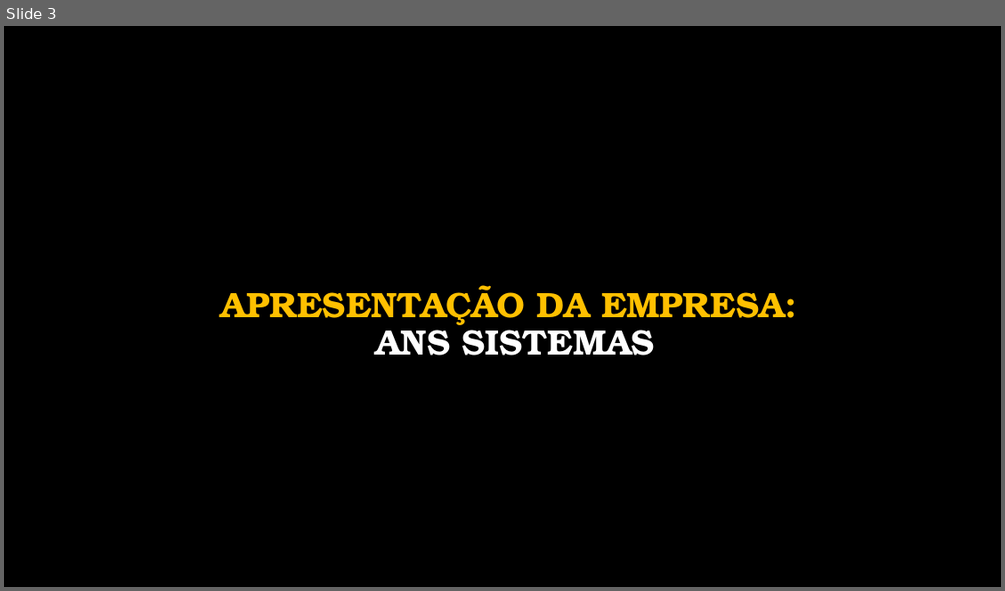
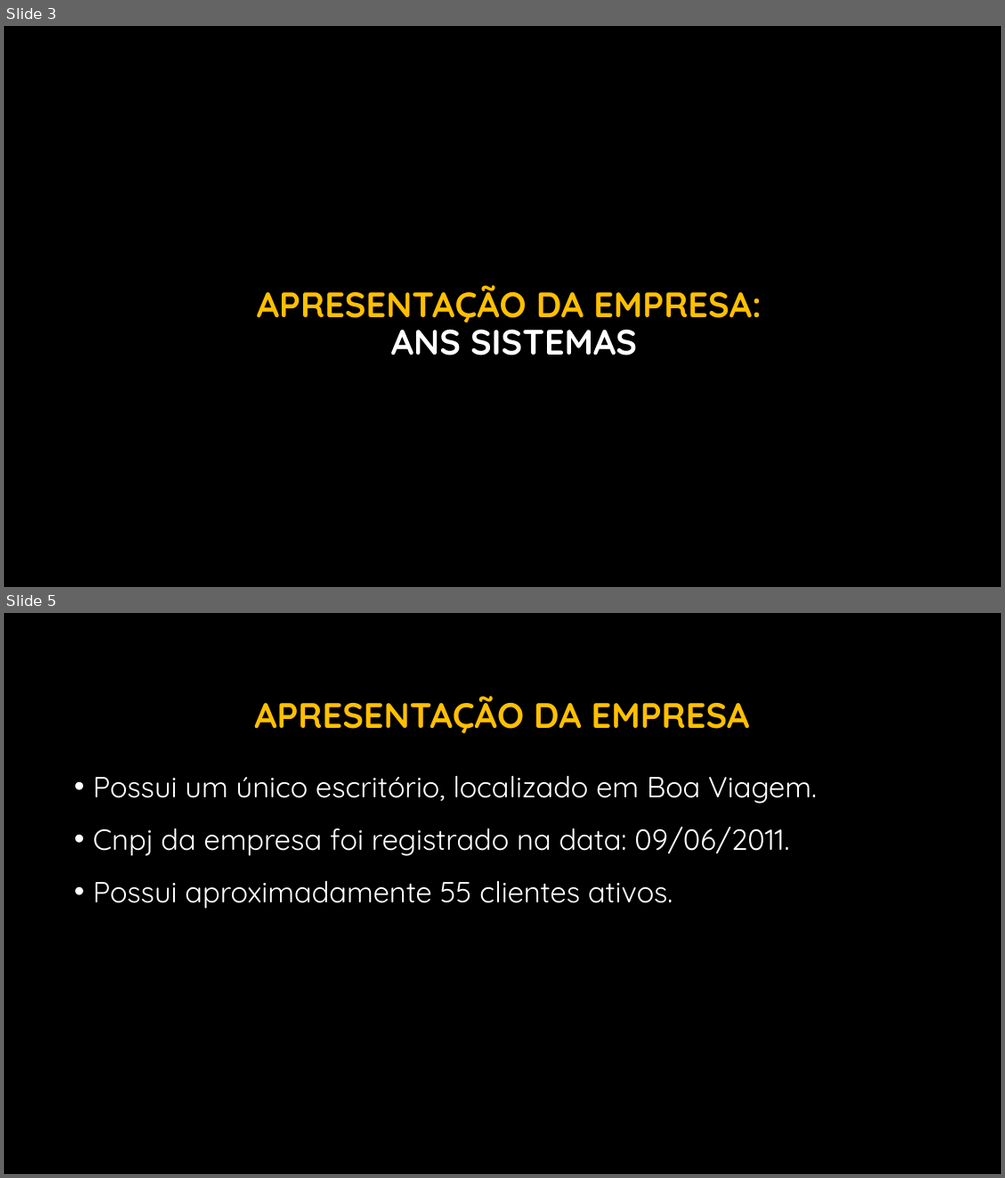
Before and after one commit to BrunoFelix/Restoran, a slide deck: Docs/Apresentação ANS Sistemas (Fundamentos da Gestao).pptx. Shown one above the other, each under a label of ours: slide 3 before the commit, slides 3 and 5 after it; the slides between them are not shown. The pictures are 1005x591 and 1005x1178 pixels, drawn with LibreOffice and Linux fonts; fonts in the diff are those of the drawing; background and template pictures are left out. Boxes give left, top, right and bottom in pixels: in the first picture for what was removed or moved away, otherwise in the second. Text is boxed around its words. In the diff, an @@ line names an element or a change of style, - is before the commit and + after.

```diff
--- a/Docs/Apresentação ANS Sistemas (Fundamentos da Gestao).pptx
+++ b/Docs/Apresentação ANS Sistemas (Fundamentos da Gestao).pptx
@@ slide 5 added at box(4, 613, 1001, 1174), background picture (left out) @@
@@ title added at box(254, 696, 750, 733), 34 pt, text #FFC000, bold @@
+APRESENTAÇÃO DA EMPRESA
@@ text added at box(93, 776, 817, 908), 28 pt, text #FFFFFF @@
+• Possui um único escritório, localizado em Boa Viagem.
+• Cnpj da empresa foi registrado na data: 09/06/2011.
+• Possui aproximadamente 55 clientes ativos.
@@ slide 3 changed as well @@
@@ title "APRESENTAÇÃO DA EMPRESA: ANS SISTEMAS" at box(257, 285, 761, 355): font TeX Gyre Bonum to Quicksand @@
```
Also in this commit, not shown: 20 other slides changed, 7 other slides added, 3 slides removed.
